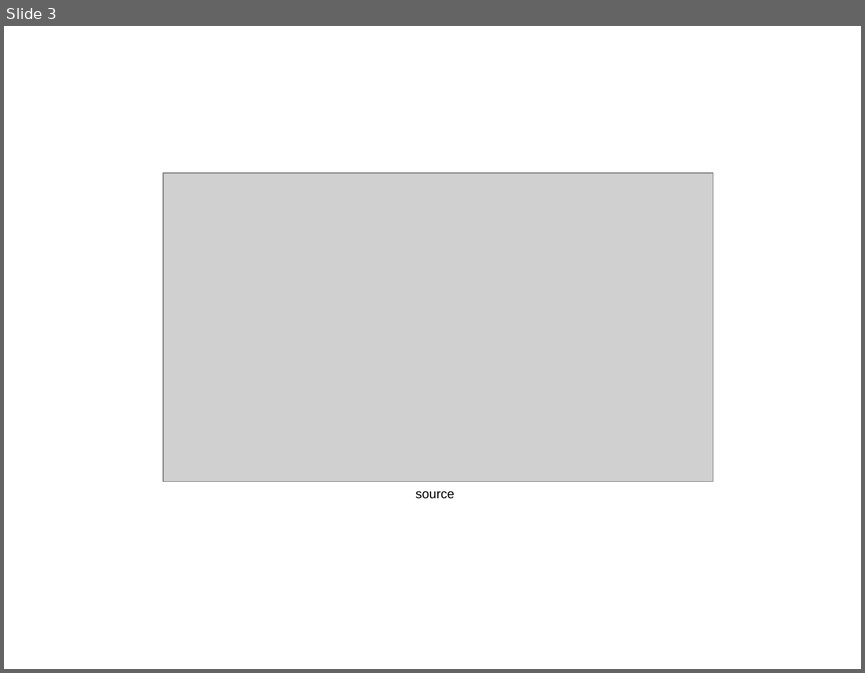
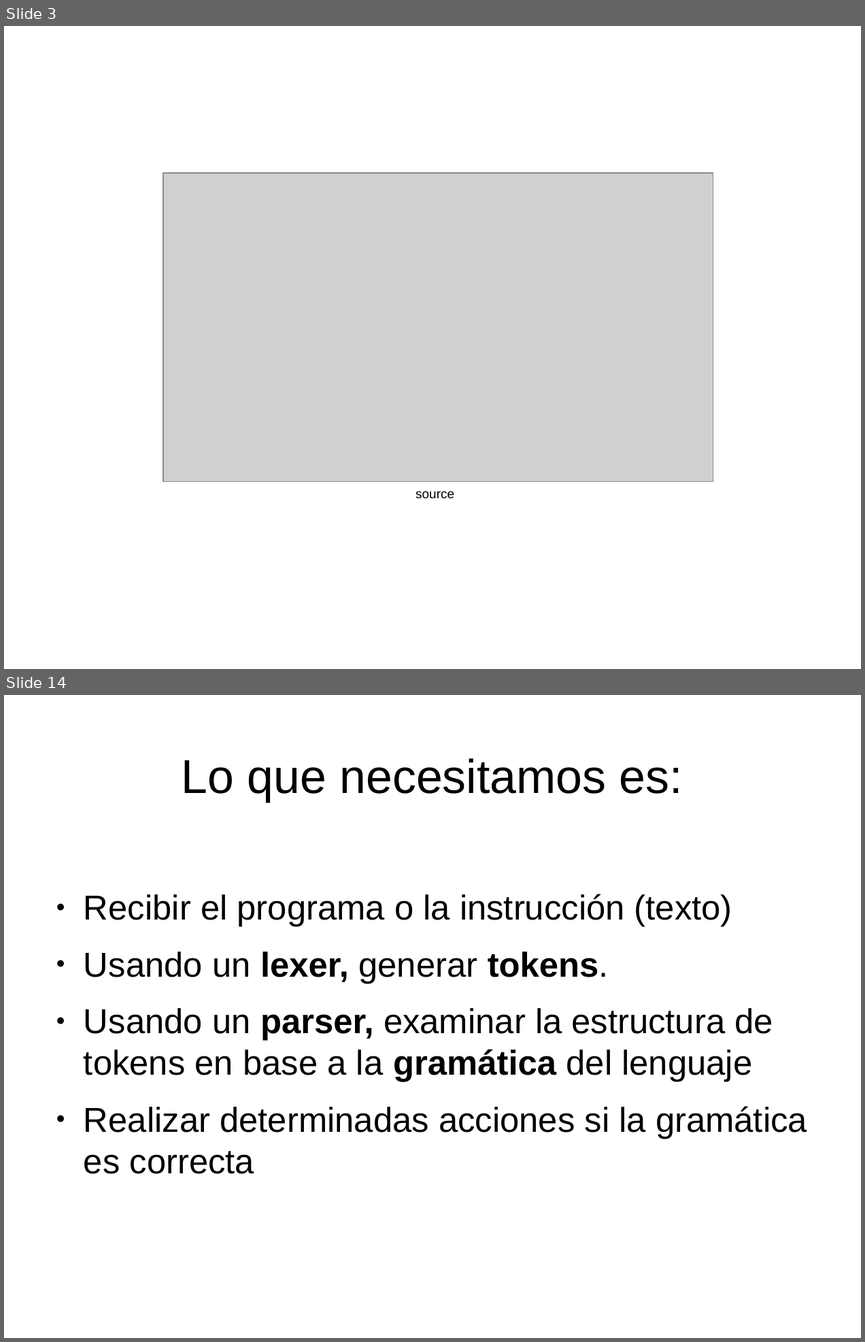
Before and after one commit to Achifaifa/slides, a slide deck: EE25-ply/ply.odp. Shown one above the other, each under a label of ours: slide 3 before the commit, slides 3 and 14 after it; the slides between them are not shown. The pictures are 865x673 and 865x1342 pixels, drawn with LibreOffice and Linux fonts; fonts in the diff are those of the drawing; grey boxes stand for pictures. Boxes give left, top, right and bottom in pixels: in the first picture for what was removed or moved away, otherwise in the second. Text is boxed around its words. In the diff, an @@ line names an element or a change of style, - is before the commit and + after.

```diff
--- a/EE25-ply/ply.odp
+++ b/EE25-ply/ply.odp
@@ slide 14 added at [4,695,861,1338], background #FFFFFF @@
@@ title added at [181,758,683,802], 44 pt, text #000000 @@
+Lo que necesitamos es:
@@ text added at [84,894,807,1174], 32 pt, text #000000 @@
+● Recibir el programa o la instrucción (texto)
+● Usando un lexer, generar tokens.
+● Usando un parser, examinar la estructura de tokens en base a la gramática del lenguaje
+● Realizar determinadas acciones si la gramática es correcta
```
Also in this commit, not shown: 3 slides changed, 22 other slides added, 7 slides removed, 6 other files.
